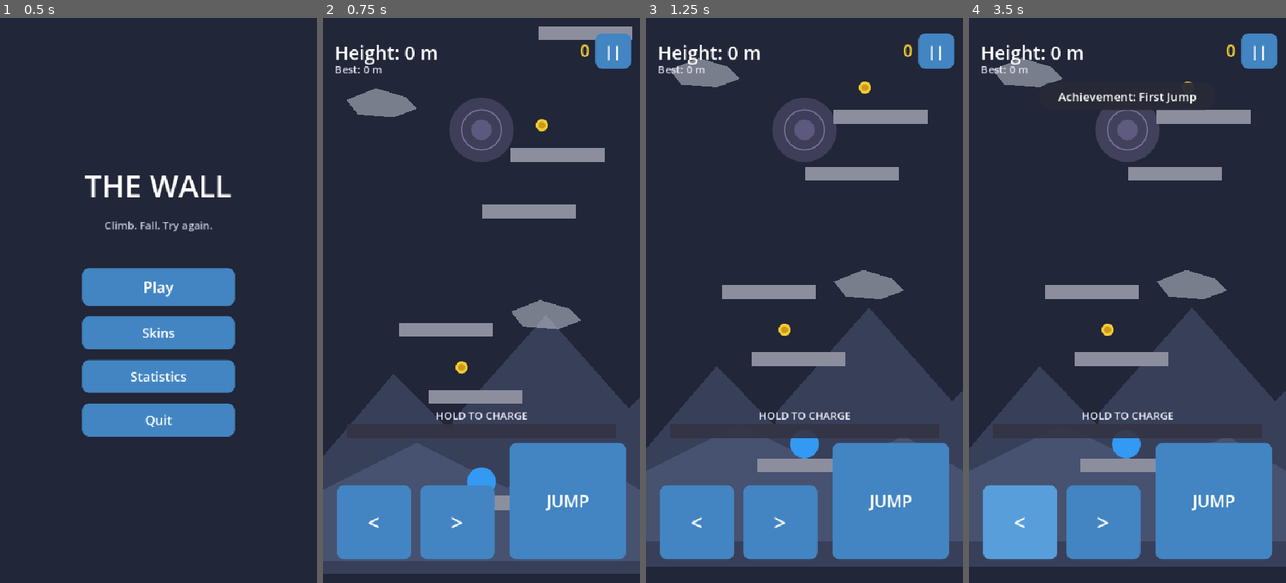
Above: before the commit, frames 1-4 (left to right).
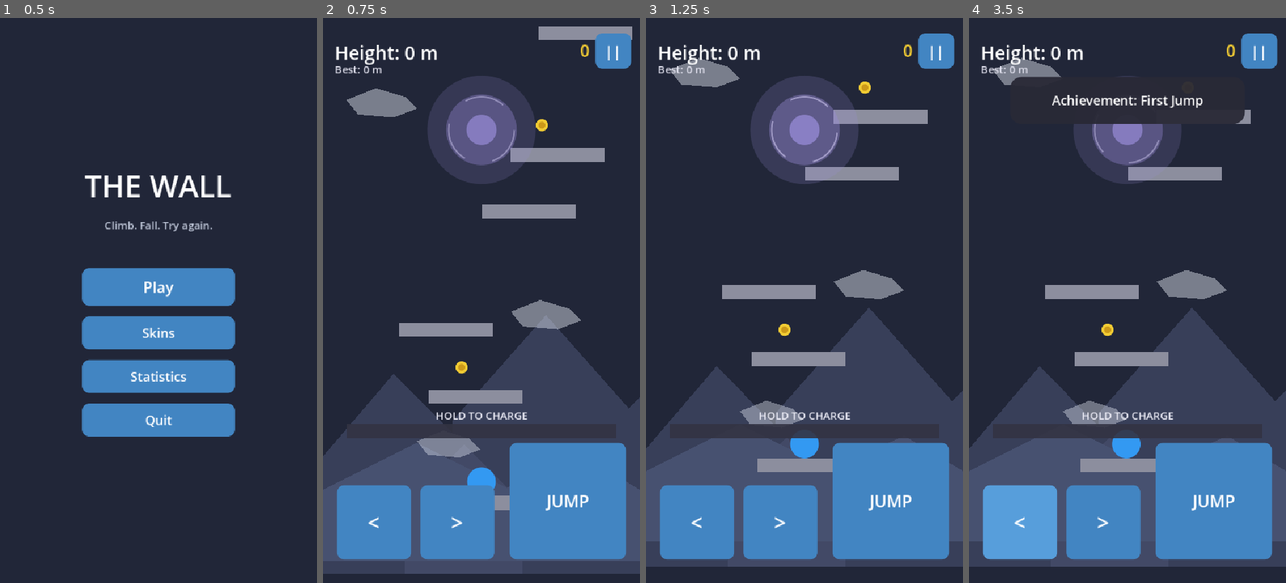
Above: after the commit, the same moments.

Repository: KEVIN-NGUYENDAD/TheWall
Game: Godot game, scene res://scenes/ui/MainMenu.tscn
Two runs of this game, one before a commit and one after it. Both use one fixed random seed, a clock stepped at 60 frames per second and the inputs below.
Inputs:
- Up to frame 1 (0.5 s): no input
- Up to frame 2 (0.75 s): click "Play" at 0.5 s
- Up to frame 3 (1.25 s): no input
- Up to frame 4 (3.5 s): click "||" at 1.25 s; click "Resume" at 2 s; click "<" at 2.75 s

Frame 1 is identical in both runs. In frame 2, 5.4% of the frame differs, in the area x 29-67%, y 10-78%; in frame 3, 5.2%; in frame 4, 5.2%.

Commit message:
Alpha milestone complete

Diff:
--- /dev/null
+++ b/scenes/effects/ParticleBurst.tscn
@@ -0,0 +1,6 @@
+[gd_scene load_steps=2 format=3]
+
+[ext_resource type="Script" path="res://scripts/effects/ParticleBurst.gd" id="1"]
+
+[node name="ParticleBurst" type="Node2D"]
+script = ExtResource("1")
--- a/scenes/ui/HUD.tscn
+++ b/scenes/ui/HUD.tscn
@@ -97,19 +97,22 @@
 anchor_top = 0.0
 anchor_right = 0.5
 anchor_bottom = 0.0
-offset_left = -150.0
-offset_top = 110.0
-offset_right = 150.0
-offset_bottom = 156.0
+offset_left = -200.0
+offset_top = 100.0
+offset_right = 200.0
+offset_bottom = 180.0
 
 [node name="ToastLabel" type="Label" parent="Toast"]
 anchor_left = 0.0
 anchor_top = 0.0
 anchor_right = 1.0
 anchor_bottom = 1.0
+offset_left = 10.0
+offset_right = -10.0
 horizontal_alignment = 1
 vertical_alignment = 1
-theme_override_font_sizes/font_size = 20
+autowrap_mode = 2
+theme_override_font_sizes/font_size = 22
 theme_override_colors/font_color = Color(1, 1, 1, 1)
 text = "Checkpoint!"
 
--- /dev/null
+++ b/scenes/ui/MemoryOverlay.tscn
@@ -0,0 +1,29 @@
+[gd_scene load_steps=2 format=3]
+
+[ext_resource type="Script" path="res://scripts/ui/MemoryOverlay.gd" id="1"]
+
+[node name="MemoryOverlay" type="CanvasLayer"]
+visible = false
+process_mode = 3
+script = ExtResource("1")
+
+[node name="Dim" type="ColorRect" parent="."]
+mouse_filter = 2
+anchor_left = 0.0
+anchor_top = 0.0
+anchor_right = 1.0
+anchor_bottom = 1.0
+color = Color(0.02, 0.02, 0.04, 0.92)
+
+[node name="MessageLabel" type="Label" parent="."]
+mouse_filter = 2
+anchor_left = 0.1
+anchor_top = 0.35
+anchor_right = 0.9
+anchor_bottom = 0.65
+horizontal_alignment = 1
+vertical_alignment = 1
+autowrap_mode = 2
+theme_override_font_sizes/font_size = 30
+theme_override_colors/font_color = Color(0.85, 0.82, 0.95, 1)
+text = ""
--- a/scenes/world/Checkpoint.tscn
+++ b/scenes/world/Checkpoint.tscn
@@ -20,3 +20,10 @@
 color = Color(0.85, 0.85, 0.9, 1)
 antialiased = true
 polygon = PackedVector2Array(4, -60, 44, -46, 4, -32)
+
+[node name="Glow" type="Polygon2D" parent="."]
+visible = false
+position = Vector2(24, -46)
+color = Color(0.4, 0.95, 0.5, 0.5)
+antialiased = true
+polygon = PackedVector2Array(16, 0, 11, 11, 0, 16, -11, 11, -16, 0, -11, -11, 0, -16, 11, -11)
--- /dev/null
+++ b/scenes/world/CollapsingPlatform.tscn
@@ -0,0 +1,26 @@
+[gd_scene load_steps=3 format=3]
+
+[ext_resource type="Script" path="res://scripts/world/CollapsingPlatform.gd" id="1"]
+
+[sub_resource type="RectangleShape2D" id="RectangleShape2D_1"]
+size = Vector2(160, 24)
+
+[node name="CollapsingPlatform" type="StaticBody2D"]
+script = ExtResource("1")
+
+[node name="CollisionShape2D" type="CollisionShape2D" parent="."]
+shape = SubResource("RectangleShape2D_1")
+
+[node name="Polygon2D" type="Polygon2D" parent="."]
+color = Color(0.6, 0.45, 0.35, 1)
+antialiased = true
+polygon = PackedVector2Array(-80, -12, 80, -12, 80, 12, -80, 12)
+
+[node name="DetectArea" type="Area2D" parent="."]
+
+[node name="DetectShape" type="CollisionShape2D" parent="DetectArea"]
+shape = SubResource("RectangleShape2D_1")
+
+[node name="CollapseTimer" type="Timer" parent="."]
+wait_time = 0.5
+one_shot = true
--- /dev/null
+++ b/scenes/world/FakePlatform.tscn
@@ -0,0 +1,8 @@
+[gd_scene load_steps=1 format=3]
+
+[node name="FakePlatform" type="Node2D"]
+
+[node name="Polygon2D" type="Polygon2D" parent="."]
+color = Color(0.55, 0.56, 0.62, 1)
+antialiased = true
+polygon = PackedVector2Array(-80, -12, 80, -12, 80, 12, -80, 12)
--- a/scenes/world/Main.tscn
+++ b/scenes/world/Main.tscn
@@ -6,6 +6,7 @@
 [ext_resource type="PackedScene" path="res://scenes/ui/DeathScreen.tscn" id="4"]
 [ext_resource type="PackedScene" path="res://scenes/ui/TouchControls.tscn" id="5"]
 [ext_resource type="PackedScene" path="res://scenes/world/ShapeAbove.tscn" id="6"]
+[ext_resource type="PackedScene" path="res://scenes/ui/MemoryOverlay.tscn" id="7"]
 
 [node name="Main" type="Node2D"]
 script = ExtResource("1")
@@ -30,6 +31,11 @@
 color = Color(0.22, 0.25, 0.35, 1)
 antialiased = true
 polygon = PackedVector2Array(420, 960, 420, 780, 540, 660, 540, 960)
+
+[node name="Mountain4" type="Polygon2D" parent="ParallaxBackground/Far"]
+color = Color(0.26, 0.29, 0.4, 1)
+antialiased = true
+polygon = PackedVector2Array(140, 960, 140, 840, 240, 740, 340, 840, 340, 960)
 
 [node name="Mid" type="ParallaxLayer" parent="ParallaxBackground"]
 motion_scale = Vector2(0.5, 0.5)
@@ -59,6 +65,11 @@
 antialiased = true
 polygon = PackedVector2Array(320, 560, 370, 540, 420, 555, 440, 575, 400, 590, 340, 585)
 
+[node name="Cloud3" type="Polygon2D" parent="ParallaxBackground/Near"]
+color = Color(0.9, 0.92, 0.96, 0.4)
+antialiased = true
+polygon = PackedVector2Array(160, 780, 205, 762, 250, 776, 268, 794, 232, 808, 178, 803)
+
 [node name="ShapeAbove" parent="." instance=ExtResource("6")]
 
 [node name="Player" parent="." instance=ExtResource("2")]
@@ -68,3 +79,5 @@
 [node name="TouchControls" parent="." instance=ExtResource("5")]
 
 [node name="DeathScreen" parent="." instance=ExtResource("4")]
+
+[node name="MemoryOverlay" parent="." instance=ExtResource("7")]
--- /dev/null
+++ b/scenes/world/MovingPlatform.tscn
@@ -0,0 +1,18 @@
+[gd_scene load_steps=3 format=3]
+
+[ext_resource type="Script" path="res://scripts/world/MovingPlatform.gd" id="1"]
+
+[sub_resource type="RectangleShape2D" id="RectangleShape2D_1"]
+size = Vector2(160, 24)
+
+[node name="MovingPlatform" type="AnimatableBody2D"]
+sync_to_physics = true
+script = ExtResource("1")
+
+[node name="CollisionShape2D" type="CollisionShape2D" parent="."]
+shape = SubResource("RectangleShape2D_1")
+
+[node name="Polygon2D" type="Polygon2D" parent="."]
+color = Color(0.35, 0.5, 0.75, 1)
+antialiased = true
+polygon = PackedVector2Array(-80, -12, 80, -12, 80, 12, -80, 12)
--- /dev/null
+++ b/scripts/effects/ParticleBurst.gd
@@ -0,0 +1,33 @@
+extends Node2D
+
+var particle_color: Color = Color(0.85, 0.85, 0.9, 1)
+var particle_count: int = 8
+var particle_speed: float = 120.0
+var lifetime: float = 0.4
+
+var _velocities: Array = []
+var _age: float = 0.0
+
+
+func _ready() -> void:
+	for i in range(particle_count):
+		var angle: float = randf() * TAU
+		var speed: float = randf_range(particle_speed * 0.5, particle_speed)
+		_velocities.append(Vector2(cos(angle), sin(angle)) * speed)
+
+
+func _process(delta: float) -> void:
+	_age += delta
+	if _age >= lifetime:
+		queue_free()
+		return
+	queue_redraw()
+
+
+func _draw() -> void:
+	var t: float = _age / lifetime
+	var alpha: float = 1.0 - t
+	for v in _velocities:
+		var pos: Vector2 = v * _age
+		var c: Color = Color(particle_color.r, particle_color.g, particle_color.b, particle_color.a * alpha)
+		draw_circle(pos, 3.0 * (1.0 - t) + 1.0, c, true, -1.0, true)
--- a/scripts/player/Player.gd
+++ b/scripts/player/Player.gd
@@ -1,4 +1,7 @@
 extends CharacterBody2D
+
+signal landed_hard(land_position: Vector2)
+signal dashed(dash_position: Vector2, direction: float)
 
 const MOVE_SPEED: float = 220.0
 const GROUND_ACCEL: float = 1600.0
@@ -38,8 +41,13 @@
 var last_left_tap_time: float = -10.0
 var last_right_tap_time: float = -10.0
 
+var shake_timer: float = 0.0
+var shake_total_duration: float = 1.0
+var shake_strength: float = 0.0
+
 @onready var collision_shape: CollisionShape2D = $CollisionShape2D
 @onready var visual: Node2D = $Visual
+@onready var camera: Camera2D = $Camera2D
 
 
 func _ready() -> void:
@@ -61,8 +69,25 @@
 
 	if not was_on_floor and is_on_floor() and incoming_fall_speed > LAND_SPEED_THRESHOLD:
 		visual.scale = LAND_SQUASH
+		landed_hard.emit(global_position)
 
 	_update_visual(delta)
+	_update_shake(delta)
+
+
+func shake_camera(strength: float, duration: float) -> void:
+	shake_strength = strength
+	shake_timer = duration
+	shake_total_duration = duration
+
+
+func _update_shake(delta: float) -> void:
+	if shake_timer > 0.0:
+		shake_timer = max(shake_timer - delta, 0.0)
+		var decay: float = shake_timer / shake_total_duration
+		camera.offset = Vector2(randf_range(-1.0, 1.0), randf_range(-1.0, 1.0)) * shake_strength * decay
+	else:
+		camera.offset = Vector2.ZERO
 
 
 func _apply_gravity(delta: float) -> void:
@@ -103,6 +128,7 @@
 	dash_direction = direction
 	visual.scale = DASH_STRETCH
 	AudioManager.play("dash")
+	dashed.emit(global_position, direction)
 
 
 func _handle_charge_and_jump(delta: float) -> void:
--- /dev/null
+++ b/scripts/ui/MemoryOverlay.gd
@@ -0,0 +1,28 @@
+extends CanvasLayer
+
+const FADE_TIME: float = 0.7
+const HOLD_TIME: float = 2.6
+
+@onready var dim: ColorRect = $Dim
+@onready var message_label: Label = $MessageLabel
+
+
+func show_memory(text: String) -> void:
+	message_label.text = text
+	dim.modulate.a = 0.0
+	message_label.modulate.a = 0.0
+	visible = true
+	get_tree().paused = true
+
+	var tween: Tween = create_tween()
+	tween.tween_property(dim, "modulate:a", 1.0, FADE_TIME)
+	tween.parallel().tween_property(message_label, "modulate:a", 1.0, FADE_TIME)
+	tween.tween_interval(HOLD_TIME)
+	tween.tween_property(dim, "modulate:a", 0.0, FADE_TIME)
+	tween.parallel().tween_property(message_label, "modulate:a", 0.0, FADE_TIME)
+	tween.tween_callback(_on_finished)
+
+
+func _on_finished() -> void:
+	visible = false
+	get_tree().paused = false
--- a/scripts/world/Checkpoint.gd
+++ b/scripts/world/Checkpoint.gd
@@ -6,6 +6,7 @@
 var is_active: bool = false
 
 @onready var flag_polygon: Polygon2D = $FlagPolygon
+@onready var glow: Polygon2D = $Glow
 
 
 func _ready() -> void:
@@ -19,4 +20,19 @@
 		return
 	is_active = true
 	flag_polygon.color = Color(0.3, 0.9, 0.4)
+	_celebrate()
 	activated.emit(self)
+
+
+func _celebrate() -> void:
+	var flag_tween: Tween = create_tween()
+	flag_tween.tween_property(flag_polygon, "scale", Vector2(1.6, 1.6), 0.12)
+	flag_tween.tween_property(flag_polygon, "scale", Vector2(1.0, 1.0), 0.25)
+
+	glow.visible = true
+	glow.scale = Vector2(0.3, 0.3)
+	glow.modulate.a = 1.0
+	var glow_tween: Tween = create_tween()
+	glow_tween.tween_property(glow, "scale", Vector2(5.0, 5.0), 0.45)
+	glow_tween.parallel().tween_property(glow, "modulate:a", 0.0, 0.45)
+	glow_tween.tween_callback(func(): glow.visible = false)
--- /dev/null
+++ b/scripts/world/CollapsingPlatform.gd
@@ -0,0 +1,31 @@
+extends StaticBody2D
+
+const WARN_COLOR: Color = Color(0.95, 0.55, 0.2, 1)
+const FADE_TIME: float = 0.3
+
+@onready var polygon: Polygon2D = $Polygon2D
+@onready var collision: CollisionShape2D = $CollisionShape2D
+@onready var detect_area: Area2D = $DetectArea
+@onready var collapse_timer: Timer = $CollapseTimer
+
+var triggered: bool = false
+
+
+func _ready() -> void:
+	detect_area.body_entered.connect(_on_body_entered)
+	collapse_timer.timeout.connect(_collapse)
+
+
+func _on_body_entered(body: Node) -> void:
+	if triggered or not body.is_in_group("player"):
+		return
+	triggered = true
+	polygon.color = WARN_COLOR
+	collapse_timer.start()
+
+
+func _collapse() -> void:
+	collision.disabled = true
+	var tween: Tween = create_tween()
+	tween.tween_property(polygon, "modulate:a", 0.0, FADE_TIME)
+	tween.tween_callback(queue_free)
--- a/scripts/world/DeathMarker.gd
+++ b/scripts/world/DeathMarker.gd
@@ -1,10 +1,14 @@
 extends Node2D
 
-const SIZE: float = 14.0
-const MARK_COLOR: Color = Color(0.55, 0.1, 0.12, 0.85)
-const GLOW_COLOR: Color = Color(0.3, 0.05, 0.08, 0.35)
+const SIZE: float = 16.0
+const MARK_COLOR: Color = Color(0.75, 0.15, 0.18, 0.9)
+const GLOW_COLOR: Color = Color(0.45, 0.08, 0.1, 0.4)
+const OUTER_GLOW_COLOR: Color = Color(0.35, 0.06, 0.08, 0.18)
+const FADE_IN_TIME: float = 1.2
 
 @onready var height_label: Label = $HeightLabel
+
+var _pulse_t: float = randf() * TAU
 
 
 func set_height(height: int) -> void:
@@ -12,10 +16,20 @@
 
 
 func _ready() -> void:
+	modulate.a = 0.0
+	var tween: Tween = create_tween()
+	tween.tween_property(self, "modulate:a", 1.0, FADE_IN_TIME)
+	queue_redraw()
+
+
+func _process(delta: float) -> void:
+	_pulse_t += delta * 0.5
 	queue_redraw()
 
 
 func _draw() -> void:
-	draw_circle(Vector2.ZERO, SIZE * 1.8, GLOW_COLOR, true, -1.0, true)
-	draw_line(Vector2(-SIZE, -SIZE), Vector2(SIZE, SIZE), MARK_COLOR, 4.0, true)
-	draw_line(Vector2(-SIZE, SIZE), Vector2(SIZE, -SIZE), MARK_COLOR, 4.0, true)
+	var pulse: float = 0.5 + 0.5 * sin(_pulse_t * TAU)
+	draw_circle(Vector2.ZERO, SIZE * 3.2, OUTER_GLOW_COLOR, true, -1.0, true)
+	draw_circle(Vector2.ZERO, SIZE * 1.9 * lerp(0.9, 1.1, pulse), GLOW_COLOR, true, -1.0, true)
+	draw_line(Vector2(-SIZE, -SIZE), Vector2(SIZE, SIZE), MARK_COLOR, 4.5, true)
+	draw_line(Vector2(-SIZE, SIZE), Vector2(SIZE, -SIZE), MARK_COLOR, 4.5, true)
--- a/scripts/world/Main.gd
+++ b/scripts/world/Main.gd
@@ -3,10 +3,14 @@
 const PIXELS_PER_METER: float = 50.0
 const PLATFORM_COUNT: int = 360
 const PLATFORM_SCENE: PackedScene = preload("res://scenes/world/Platform.tscn")
+const MOVING_PLATFORM_SCENE: PackedScene = preload("res://scenes/world/MovingPlatform.tscn")
+const COLLAPSING_PLATFORM_SCENE: PackedScene = preload("res://scenes/world/CollapsingPlatform.tscn")
+const FAKE_PLATFORM_SCENE: PackedScene = preload("res://scenes/world/FakePlatform.tscn")
 const CHECKPOINT_SCENE: PackedScene = preload("res://scenes/world/Checkpoint.tscn")
 const COIN_SCENE: PackedScene = preload("res://scenes/world/Coin.tscn")
 const SPIKE_SCENE: PackedScene = preload("res://scenes/world/Spike.tscn")
 const DEATH_MARKER_SCENE: PackedScene = preload("res://scenes/world/DeathMarker.tscn")
+const PARTICLE_BURST_SCENE: PackedScene = preload("res://scenes/effects/ParticleBurst.tscn")
 
 const VIEWPORT_WIDTH: float = 540.0
 const EDGE_MARGIN: float = 90.0
@@ -20,19 +24,26 @@
 const SPIKE_SAFE_PLATFORM_COUNT: int = 5
 const NEAR_MISS_METERS: float = 5.0
 
-const MEMORY_HEIGHTS: Array = [100, 300, 700]
+const FAKE_PLATFORM_CHANCE: float = 0.05
+const MOVING_PLATFORM_CHANCE: float = 0.12
+const COLLAPSING_PLATFORM_CHANCE: float = 0.12
+
+const MEMORY_HEIGHTS: Array = [100, 300, 700, 1500]
 const MEMORY_TEXTS: Dictionary = {
 	100: "Someone climbed before you.",
 	300: "They did not reach the top.",
 	700: "The wall remembers why.",
+	1500: "You are not the first to come this far.",
 }
-const MEMORY_COLOR: Color = Color(0.7, 0.6, 0.95, 1)
-const MEMORY_DURATION: float = 4.5
+
+const CHECKPOINT_SHAKE_STRENGTH: float = 4.0
+const CHECKPOINT_SHAKE_DURATION: float = 0.25
 
 @onready var player: CharacterBody2D = $Player
 @onready var hud = $HUD
 @onready var camera: Camera2D = $Player/Camera2D
 @onready var death_screen = $DeathScreen
+@onready var memory_overlay = $MemoryOverlay
 
 var spawn_position: Vector2
 var current_checkpoint_position: Vector2
@@ -48,6 +59,8 @@
 	randomize()
 	death_screen.respawn_requested.connect(_on_respawn_requested)
 	death_screen.menu_requested.connect(_on_menu_requested)
+	player.landed_hard.connect(_on_player_landed_hard)
+	player.dashed.connect(_on_player_dashed)
 
 	var top_y: float = _generate_platforms()
 	player.global_position = spawn_position
@@ -66,14 +79,12 @@
 	var y: float = 900.0
 
 	for i in range(PLATFORM_COUNT):
-		var platform: StaticBody2D = PLATFORM_SCENE.instantiate()
-		platform.position = Vector2(x, y)
-		add_child(platform)
+		var platform: Node = _spawn_platform_variant(i, x, y)
 
 		if i == 0:
 			spawn_position = Vector2(x, y - 60.0)
 			kill_y = y + FALL_DEATH_MARGIN
-		else:
+		elif platform is StaticBody2D or platform is AnimatableBody2D:
 			if randf() < COIN_CHANCE:
 				_spawn_coin(Vector2(x, y - 50.0))
 			if i > SPIKE_SAFE_PLATFORM_COUNT and randf() < SPIKE_CHANCE:
@@ -84,6 +95,24 @@
 			x = randf_range(EDGE_MARGIN, VIEWPORT_WIDTH - EDGE_MARGIN)
 
 	return y
+
+
+func _spawn_platform_variant(i: int, x: float, y: float) -> Node:
+	var scene: PackedScene = PLATFORM_SCENE
+
+	if i > SPIKE_SAFE_PLATFORM_COUNT:
+		var roll: float = randf()
+		if roll < FAKE_PLATFORM_CHANCE:
+			scene = FAKE_PLATFORM_SCENE
+		elif roll < FAKE_PLATFORM_CHANCE + MOVING_PLATFORM_CHANCE:
+			scene = MOVING_PLATFORM_SCENE
+		elif roll < FAKE_PLATFORM_CHANCE + MOVING_PLATFORM_CHANCE + COLLAPSING_PLATFORM_CHANCE:
+			scene = COLLAPSING_PLATFORM_SCENE
+
+	var platform: Node = scene.instantiate()
+	platform.position = Vector2(x, y)
+	add_child(platform)
+	return platform
 
 
 func _spawn_coin(pos: Vector2) -> void:
@@ -127,6 +156,16 @@
 	marker.set_height(int(height))
 
 
+func _spawn_particle_burst(pos: Vector2, color: Color, count: int, speed: float, lifetime: float) -> void:
+	var burst: Node2D = PARTICLE_BURST_SCENE.instantiate()
+	burst.particle_color = color
+	burst.particle_count = count
+	burst.particle_speed = speed
+	burst.lifetime = lifetime
+	burst.position = pos
+	add_child(burst)
+
+
 func _setup_camera(top_y: float) -> void:
 	camera.limit_left = 0
 	camera.limit_right = int(VIEWPORT_WIDTH)
@@ -153,8 +192,9 @@
 	for threshold in MEMORY_HEIGHTS:
 		if height >= float(threshold) and not SaveManager.has_seen_memory(threshold):
 			SaveManager.mark_memory_seen(threshold)
-			hud.show_toast(MEMORY_TEXTS[threshold], MEMORY_DURATION, MEMORY_COLOR)
+			memory_overlay.show_memory(MEMORY_TEXTS[threshold])
 			AudioManager.play("unlock")
+			return
 
 
 func _on_coin_collected() -> void:
@@ -167,6 +207,14 @@
 		return
 	var height: float = max(0.0, start_y - player.global_position.y) / PIXELS_PER_METER
 	_die(height)
+
+
+func _on_player_landed_hard(pos: Vector2) -> void:
+	_spawn_particle_burst(pos, Color(0.75, 0.73, 0.7, 0.8), 8, 100.0, 0.35)
+
+
+func _on_player_dashed(pos: Vector2, _direction: float) -> void:
+	_spawn_particle_burst(pos, Color(0.6, 0.85, 0.95, 0.9), 10, 160.0, 0.3)
 
 
 func _on_checkpoint_activated(checkpoint: Node) -> void:
@@ -176,6 +224,7 @@
 	SaveManager.record_checkpoint(checkpoints_this_run)
 	AudioManager.play("checkpoint")
 	hud.show_toast("Checkpoint! %dm" % checkpoint.height_meters)
+	player.shake_camera(CHECKPOINT_SHAKE_STRENGTH, CHECKPOINT_SHAKE_DURATION)
 
 
 func _nearest_checkpoint_distance(height: float) -> float:
--- /dev/null
+++ b/scripts/world/MovingPlatform.gd
@@ -0,0 +1,17 @@
+extends AnimatableBody2D
+
+const MOVE_DISTANCE: float = 60.0
+const MOVE_SPEED: float = 1.2
+
+var start_pos: Vector2
+var t: float = 0.0
+
+
+func _ready() -> void:
+	start_pos = position
+	t = randf() * TAU
+
+
+func _physics_process(delta: float) -> void:
+	t += delta * MOVE_SPEED
+	position.x = start_pos.x + sin(t) * MOVE_DISTANCE
--- a/scripts/world/ShapeAbove.gd
+++ b/scripts/world/ShapeAbove.gd
@@ -1,20 +1,28 @@
 extends Node2D
 
-const RADIUS: float = 34.0
-const BASE_COLOR: Color = Color(0.55, 0.5, 0.7, 0.4)
-const PULSE_SPEED: float = 0.6
+const RADIUS: float = 46.0
+const BASE_COLOR: Color = Color(0.6, 0.55, 0.85, 0.6)
+const PULSE_SPEED: float = 0.5
+const ROTATE_SPEED: float = 0.15
 
 var _t: float = 0.0
 
 
 func _process(delta: float) -> void:
-	_t += delta * PULSE_SPEED
+	_t += delta
+	rotation += ROTATE_SPEED * delta
 	queue_redraw()
 
 
 func _draw() -> void:
-	var pulse: float = 0.5 + 0.5 * sin(_t * TAU)
-	var glow_alpha: float = lerp(0.15, 0.3, pulse)
-	draw_circle(Vector2.ZERO, RADIUS * 1.6, Color(BASE_COLOR.r, BASE_COLOR.g, BASE_COLOR.b, glow_alpha), true, -1.0, true)
-	draw_circle(Vector2.ZERO, RADIUS * 0.5, BASE_COLOR, true, -1.0, true)
-	draw_arc(Vector2.ZERO, RADIUS, 0.0, TAU, 48, Color(BASE_COLOR.r + 0.15, BASE_COLOR.g + 0.15, BASE_COLOR.b + 0.15, 0.5), 2.0, true)
+	var pulse: float = 0.5 + 0.5 * sin(_t * TAU * PULSE_SPEED)
+	var glow_alpha: float = lerp(0.2, 0.4, pulse)
+	var core_alpha: float = lerp(0.5, 0.75, pulse)
+
+	draw_circle(Vector2.ZERO, RADIUS * 2.0, Color(BASE_COLOR.r, BASE_COLOR.g, BASE_COLOR.b, glow_alpha * 0.5), true, -1.0, true)
+	draw_circle(Vector2.ZERO, RADIUS * 1.3, Color(BASE_COLOR.r, BASE_COLOR.g, BASE_COLOR.b, glow_alpha), true, -1.0, true)
+	draw_circle(Vector2.ZERO, RADIUS * 0.55, Color(BASE_COLOR.r, BASE_COLOR.g, BASE_COLOR.b, core_alpha), true, -1.0, true)
+
+	for i in range(3):
+		var offset_angle: float = i * (TAU / 3.0)
+		draw_arc(Vector2.ZERO, RADIUS + 10.0, offset_angle, offset_angle + 1.2, 20, Color(0.85, 0.82, 0.98, 0.6 * pulse), 2.5, true)
Not shown: 1 places in scenes/world/Main.tscn that only renumber resources
Not shown, added: scripts/effects/ParticleBurst.gd.uid
Not shown, added: scripts/ui/MemoryOverlay.gd.uid
Not shown, added: scripts/world/CollapsingPlatform.gd.uid
Not shown, added: scripts/world/DeathMarker.gd.uid
Not shown, added: scripts/world/MovingPlatform.gd.uid
Not shown, added: scripts/world/ShapeAbove.gd.uid
Not shown, added: scripts/world/Spike.gd.uid
Not shown, added: docs/APK_RELEASE_CHECKLIST.md
Not shown, added: docs/TEST_CHECKLIST_ALPHA.md
